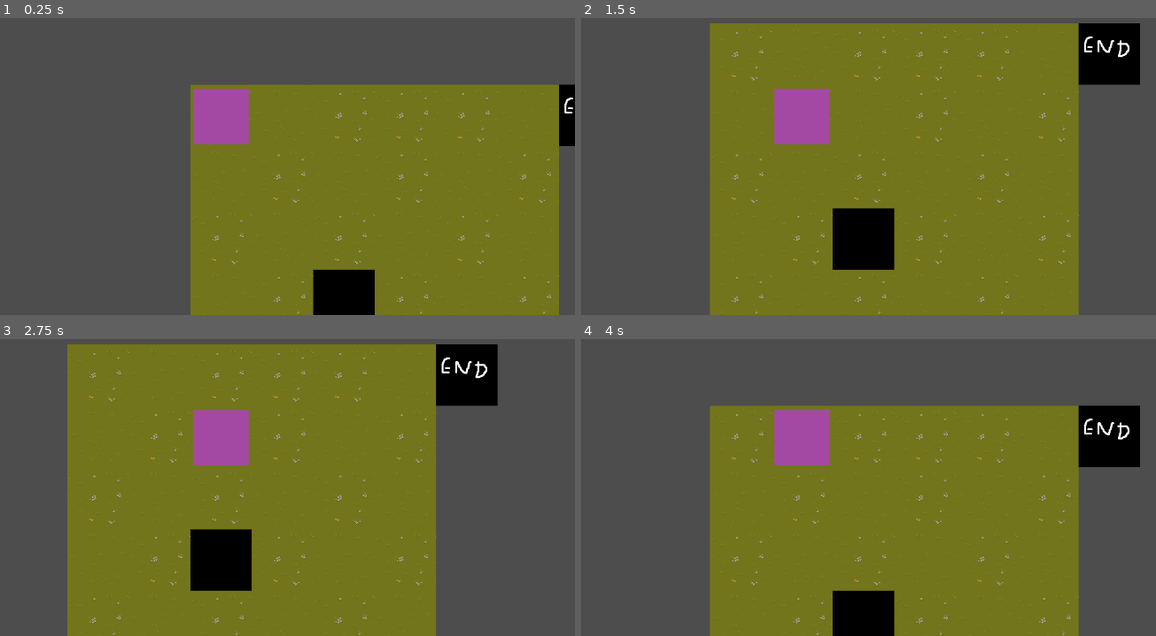
Above: before the commit, frames 1-4 (two rows, left to right).
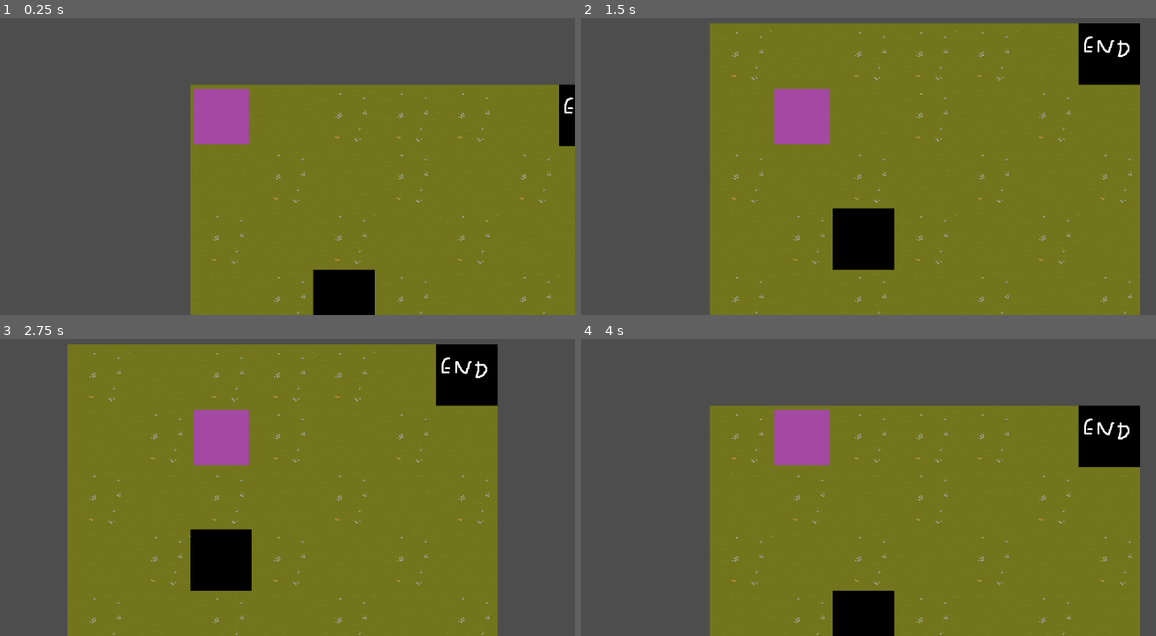
Above: after the commit, the same moments.

Repository: Miko1230/test-slime
Game: Godot game, scene res://main.tscn
The game is run twice, just before and just after one commit, with the same random seed, the same clock (stepped at 60 frames per second) and the same inputs.
Inputs:
- Up to frame 1 (0.25 s): no input
- Up to frame 2 (1.5 s): tap Enter at 0.5 s; hold Right (ui_right) 0.53-1.28 s; tap Space at 1.25 s; hold Down (ui_down) from 1.28 s (still down)
- Up to frame 3 (2.75 s): tap Enter at 2 s; release Down (ui_down) at 2.03 s; hold Right (ui_right) from 2.03 s (still down)
- Up to frame 4 (4 s): tap Space at 2.75 s; release Right (ui_right) at 2.78 s; hold Up (ui_up) 2.78-3.53 s; tap Enter at 3.5 s; hold Left (ui_left) from 3.53 s (still down)

The runs differ from the first frame. In frame 1, 1.6% of the frame differs, in the area x 97-100%, y 43-100%; in frame 2, 8.3%; in frame 3, 8.4%, in the area x 75-87%, y 22-100%; in frame 4, 6.0%.

Commit message:
purr
minor tweaks

Diff:
--- a/new-game-project/main.tscn
+++ b/new-game-project/main.tscn
@@ -37,7 +37,7 @@
 script = ExtResource("1_5vw27")
 
 [node name="TileMapLayer" type="TileMapLayer" parent="."]
-tile_map_data = PackedByteArray("AAABAAEAAQABAAAAAAADAAAAAQA …(512 unchanged characters)… BAAAAAAAFAAUAAQABAAAAAAADAAIAAQAAAAAAAAA=")
+tile_map_data = PackedByteArray("AAABAAEAAQABAAAAAAADAAAAAQA …(512 unchanged characters)… BAAAAAAAFAAUAAQABAAAAAAADAAIAAQAAAAAAAAAGAAQAAQABAAAAAAAGAAIAAQABAAAAAAAGAAMAAQAAAAAAAAAGAAEAAQAAAAAAAAAGAAUAAQAAAAAAAAA=")
 tile_set = SubResource("TileSet_272bh")
 
 [node name="Slime" type="CharacterBody2D" parent="."]
--- a/new-game-project/puddle.gd
+++ b/new-game-project/puddle.gd
@@ -9,10 +9,7 @@
 	add_to_group("puddles")
 
 func _on_body_entered(body: CharacterBody2D):
-	print("Something puddle: ", body.name)
-	print("Body type: ", body.get_class())
 	if body is CharacterBody2D and "player" in body.get_groups():
-		print("it works")
 		if body.has_method("restore_hp"):
 			if restore_amount == -1:
 				body.restore_hp_to_max()
--- a/new-game-project/slime.gd
+++ b/new-game-project/slime.gd
@@ -89,7 +89,7 @@
 
 func game_over():
 	print("Game Over!")
-	emit_signal("game_over_signal", "Rock reached the end!")
+	emit_signal("game_over_signal")
 
 
 
